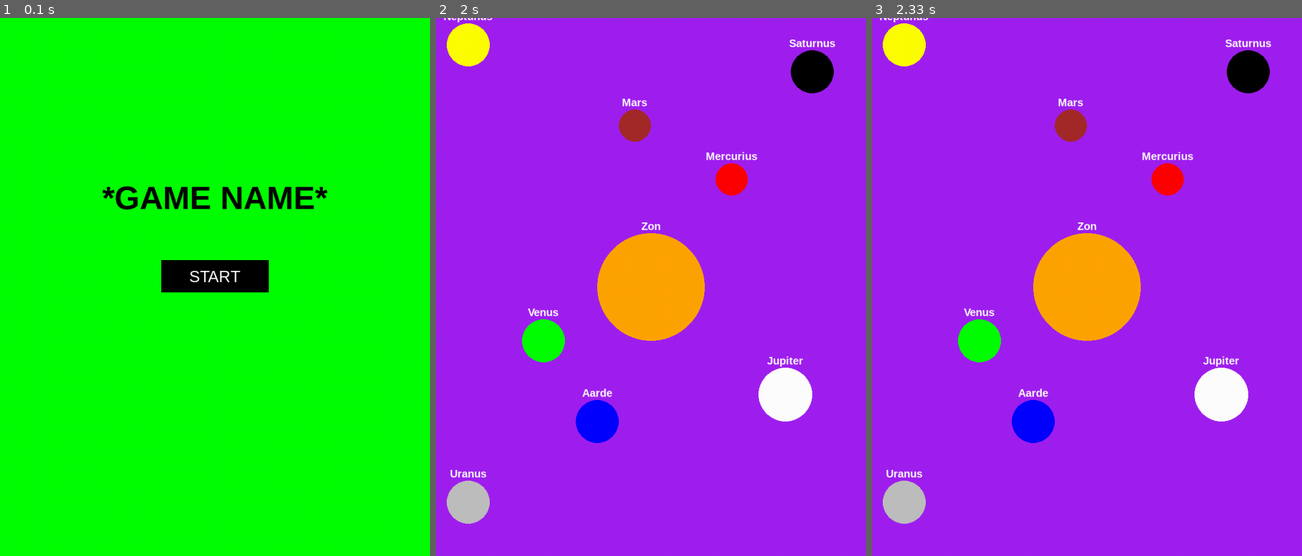
Above: before the commit, frames 1-3 (left to right).
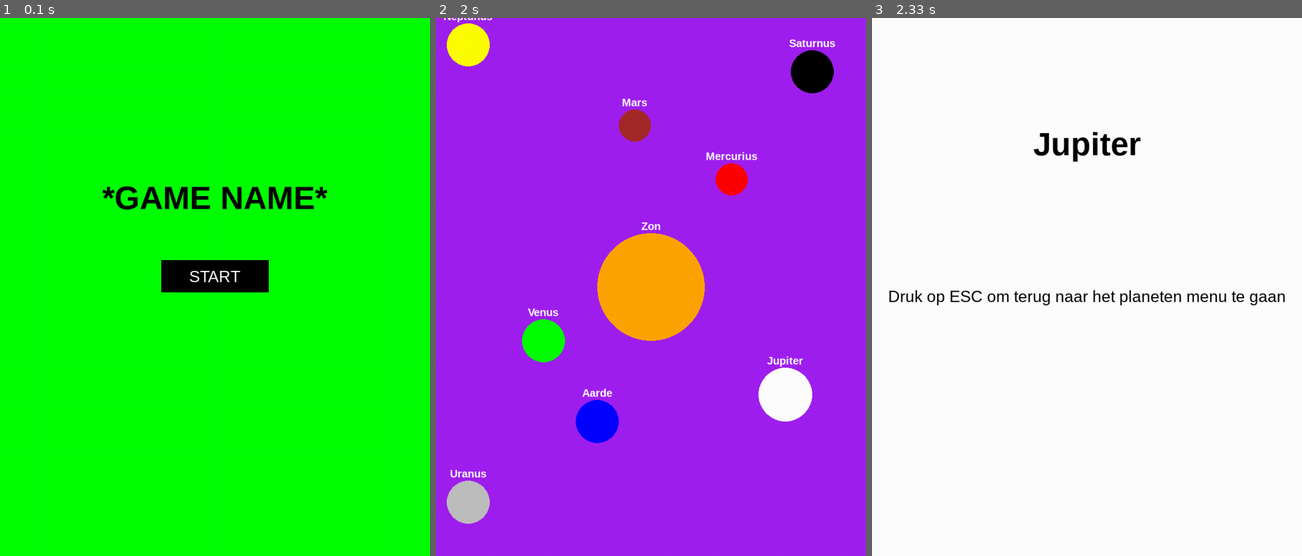
Above: after the commit, the same moments.

Repository: loveolivia18/Save-the-Atmosphere
Game: pygame game, started from Game(pro1).py
Same seed, same stepped clock (60 frames per second), same inputs: the game is played once before the commit and once after it.
Inputs (mouse positions are in pixels of both pictures, inside the frame that each line leads up to):
- Up to frame 1 (0.1 s): no input
- Up to frame 2 (2 s): click (651, 287) at 0.38 s; click (547, 174) at 0.72 s
- Up to frame 3 (2.33 s): click (1233, 405) at 2.05 s

Frames 1-2 are identical in both runs. In frame 3, 99% of the frame differs, in the area x 0-100%, y 0-100%.

Commit message:
Feature: states zonnenstelsel toegevoegd

Diff:
--- a/Game(pro1).py
+++ b/Game(pro1).py
@@ -1,4 +1,5 @@
 import pygame, sys
+import math
 from pygame.locals import *
 
 # pygame setup
@@ -23,6 +24,7 @@
 knop_rect = pygame.Rect(knop_x, knop_y, knop_breedte, knop_hoogte)
 
 huidig_scherm = "startscherm"
+info_huidige_planeet = None # Hierin worden gegevens per planeet opgeslagen
 
 dt = 0
 vaste_hoogte = 900
@@ -71,14 +73,14 @@
 
             if event.type == pygame.MOUSEBUTTONDOWN:
                 if event.button == 1: # 1 = linker muisknop
-                    muis_pos = pygame.Vector2(event.pos)
 
-                    for naam, kleur, x, y, grootte in planeten:
-                        planeet_pos = pygame.Vector2(x, y)
+                    for planeet in planeten:
+                        naam, kleur, x, y, grootte = planeet
 
-                        if muis_pos.distance_to(planeet_pos) < grootte:
+                        if math.dist(event.pos, (x, y)) <= grootte: # Checken of de muis zich in de cirkel bevindt
                             print("Je hebt geklikt op:", naam)
                             huidig_scherm = naam
+                            info_huidige_planeet = planeet # Hier worden de planeet gegevens onthouden
         else:
             if event.type == pygame.KEYDOWN:
                 if event.key == pygame.K_ESCAPE:  # Druk op ESC om terug te gaan
@@ -132,6 +134,16 @@
             p_tekst = naam_font.render(naam, True, "white")
             p_tekst_x = x - (p_tekst.get_width() / 2)
             screen.blit(p_tekst, (p_tekst_x, y - grootte - 25))
+    elif huidig_scherm in ["Mercurius", "Venus", "Mars", "Jupiter", "Saturnus", "Uranus", "Neptunus", "Aarde"]:
+        if info_huidige_planeet:
+            naam, kleur, x, y, grootte = info_huidige_planeet
+
+            screen.fill(kleur) # vul het scherm met de kleur van de gekozen planeet
+            tekst_kleur = "white" if kleur == "black" else "black" # Als de kleur van de planeet zwart is, voeg dan wit als tekst
+            titel = titel_font.render(naam, True, tekst_kleur) # Teken de naam van de planeet
+            screen.blit(titel, ((800/2) - (titel.get_width() /2), 200))
+            terug_tekst = knop_font.render("Druk op ESC om terug naar het planeten menu te gaan", True, tekst_kleur)
+            screen.blit(terug_tekst, ((800 / 2) - (terug_tekst.get_width() / 2 ), 500))
 
     pygame.display.flip()
 
